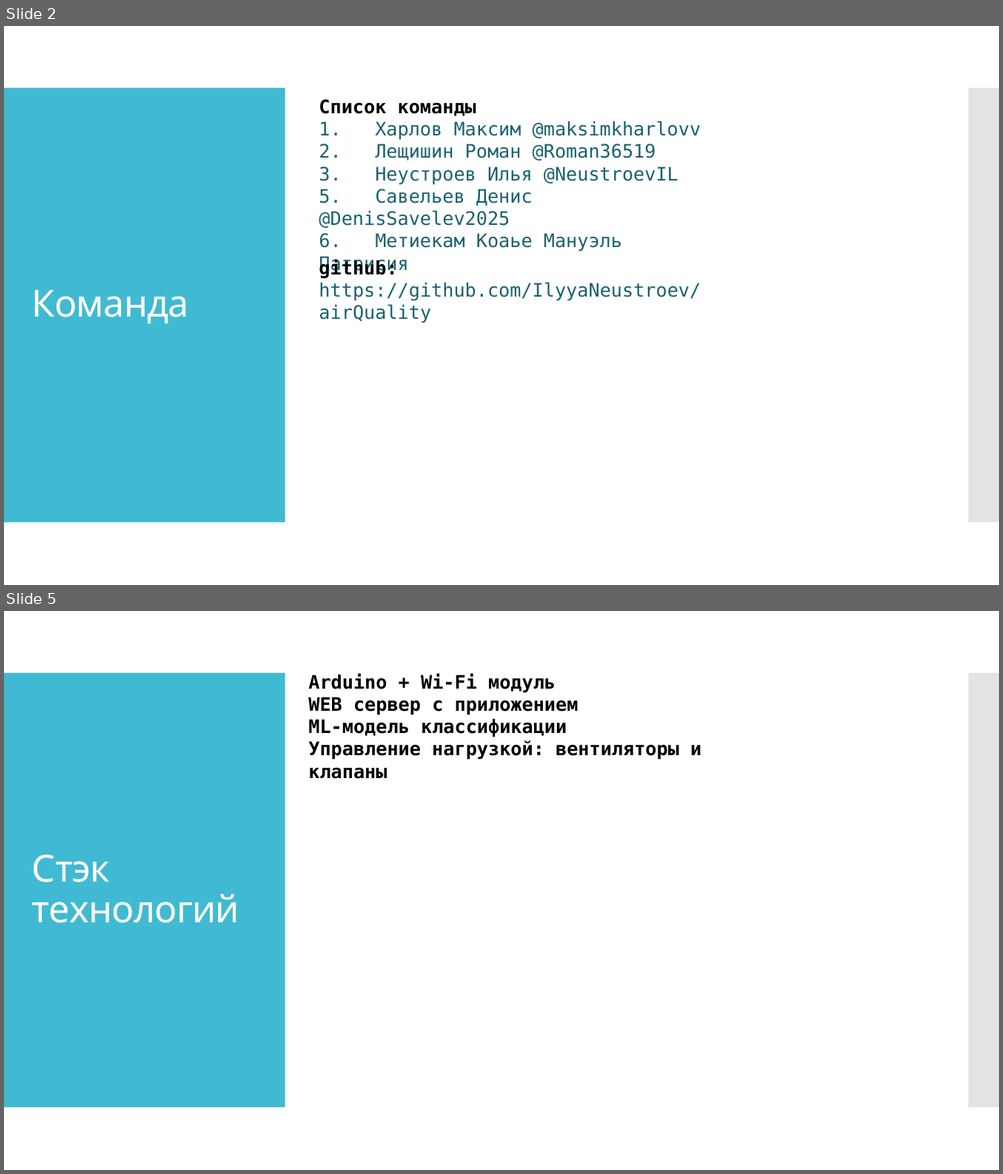
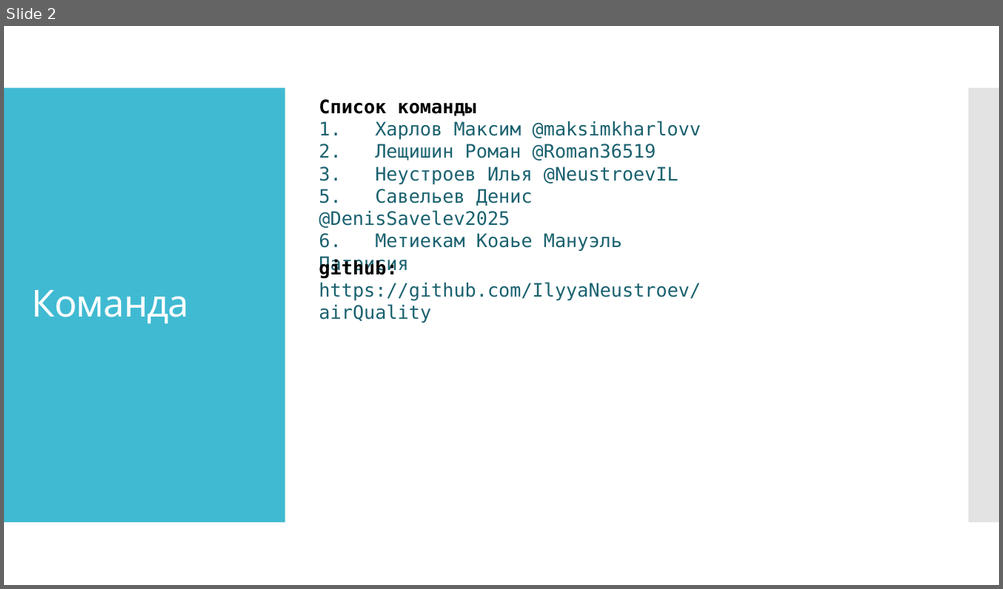
Before and after one commit to IlyyaNeustroev/airQuality, a slide deck: Презентация/АэроМонитор.pptx. Shown one above the other, each under a label of ours: slides 2 and 5 before the commit, slide 2 after it; the slides between them are not shown. The pictures are 1003x1174 and 1003x589 pixels, drawn with LibreOffice and Linux fonts; fonts in the diff are those of the drawing. Boxes give left, top, right and bottom in pixels: in the first picture for what was removed or moved away, otherwise in the second. Text is boxed around its words. In the diff, an @@ line names an element or a change of style, - is before the commit and + after.

```diff
--- a/Презентация/АэроМонитор.pptx
+++ b/Презентация/АэроМонитор.pptx
@@ slide 5 removed at (x1=4, y1=611, x2=999, y2=1170), background #FFFFFF; not listed: 2 template elements that a slide beside it also shows @@
@@ text removed at (x1=308, y1=673, x2=701, y2=760) @@
-Arduino + Wi-Fi модуль
-WEB сервер с приложением
-ML-модель классификации
-Управление нагрузкой: вентиляторы и клапаны
@@ title removed at (x1=32, y1=854, x2=239, y2=923) @@
-Стэк технологий
```
Also in this commit, not shown: 3 slides changed, 8 slides added, 7 other files.
